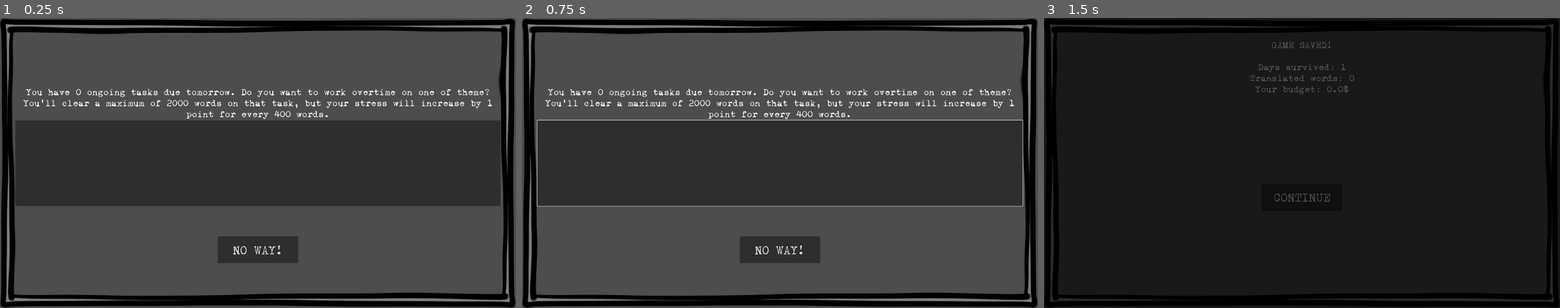
Above: before the commit, frames 1-3 (left to right).
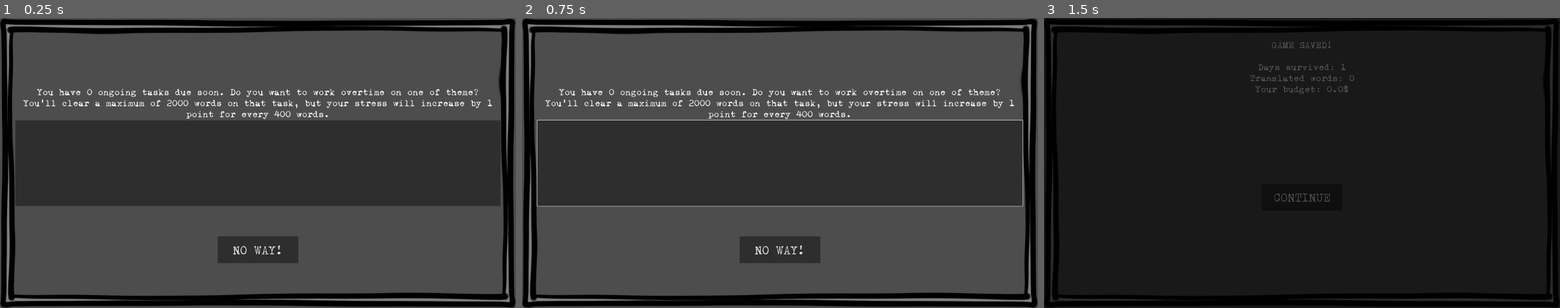
Above: after the commit, the same moments.

Repository: ildede/game-off-2025
Game: Godot game, scene res://scenes/game/screens/overtime/overtime.tscn
Same seed, same stepped clock (60 frames per second), same inputs: the game is played once before the commit and once after it. This scene is started directly instead of the project's main scene.
Inputs (mouse positions are in pixels of both pictures, inside the frame that each line leads up to):
- Up to frame 1 (0.25 s): no input
- Up to frame 2 (0.75 s): tap Enter at 0.5 s; move the mouse to (893, 148) at 0.52 s; click (893, 148) at 0.67 s
- Up to frame 3 (1.5 s): click "NO WAY!" at 1.25 s

The runs differ from the first frame. In frame 1, 0.8% of the frame differs, in the area x 5-95%, y 24-28%; in frame 2, 0.8%; in frame 3, nothing differs.

Commit message:
wip: try to improve overtime page

Diff:
--- a/scenes/game/screens/overtime/overtime.gd
+++ b/scenes/game/screens/overtime/overtime.gd
@@ -10,10 +10,10 @@
 	print("[DAILY] _ready")
 	process_mode = Node.PROCESS_MODE_ALWAYS
 	$Panel/OvertimeGrid/Description.text = ""
-	$Panel/OvertimeGrid/Description.append_text("You have {0} ongoing tasks due tomorrow. Do you want to work overtime on one of theme?\nYou'll clear a maximum of 2000 words on that task, but your stress will increase by 1 point for every 400 words."
-		.format([Global.game_state.ongoing_task.filter(func(t:Models.OngoingTask):return t.deadline_days <= 2).size()]))
+	$Panel/OvertimeGrid/Description.append_text("You have {0} ongoing tasks due soon. Do you want to work overtime on one of theme?\nYou'll clear a maximum of 2000 words on that task, but your stress will increase by 1 point for every 400 words."
+		.format([Global.game_state.ongoing_task.filter(func(t:Models.OngoingTask):return t.deadline_days <= 3).size()]))
 
-	for task: Models.OngoingTask in Global.game_state.ongoing_task.filter(func(t:Models.OngoingTask):return t.deadline_days <= 2):
+	for task: Models.OngoingTask in Global.game_state.ongoing_task.filter(func(t:Models.OngoingTask):return t.deadline_days <= 3):
 		var index_added = $Panel/OvertimeGrid/ItemList.add_item(
 			"Words left\n{0}".format([task.remaining_words]),
 			texture
